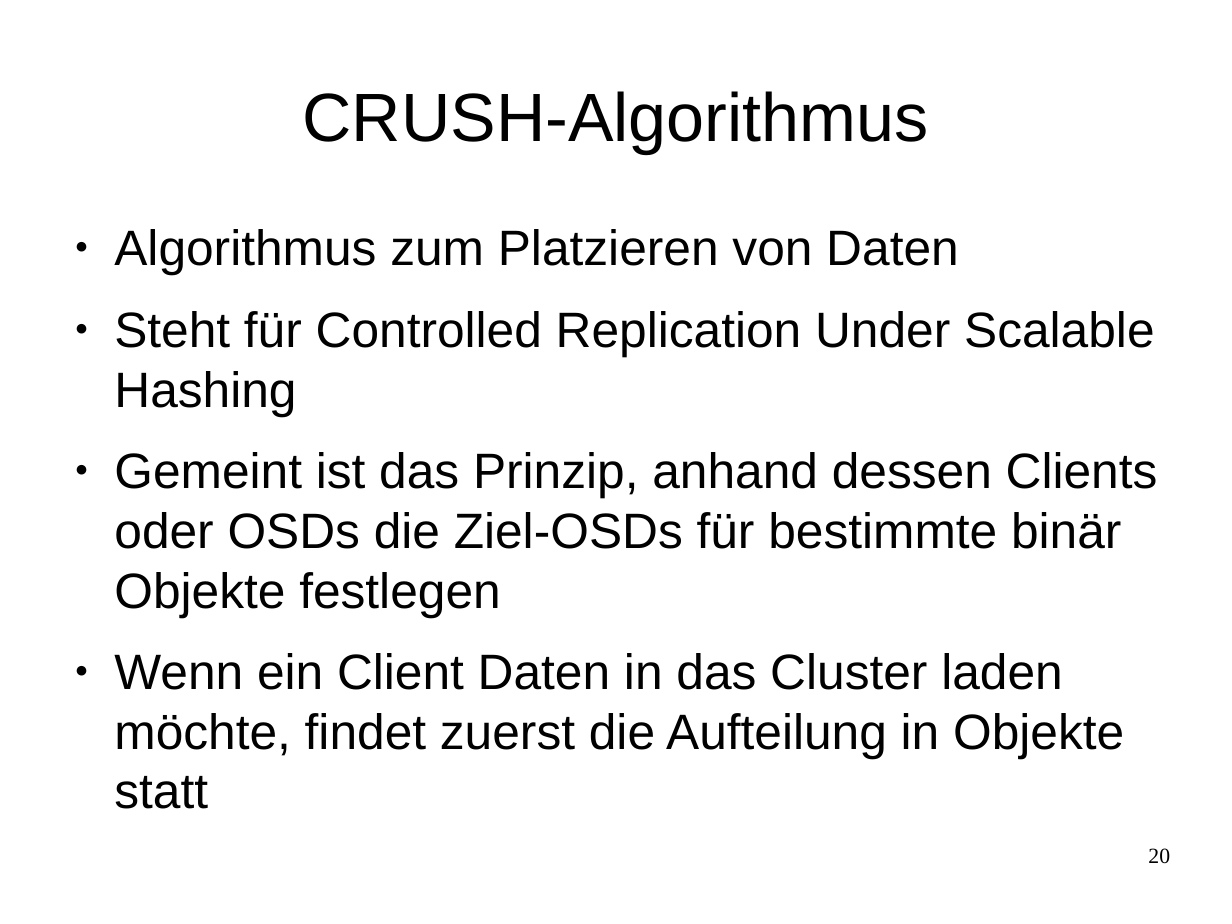
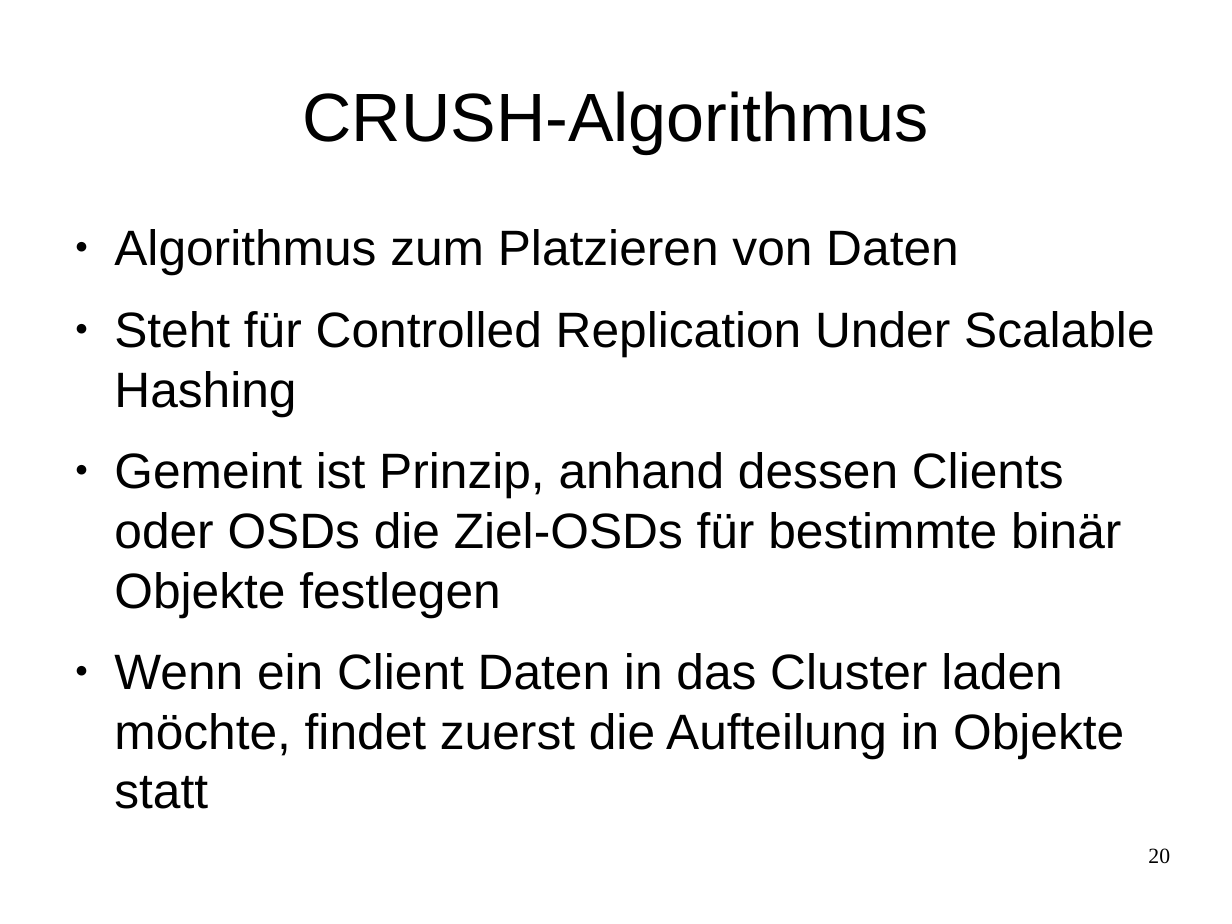
Before and after one commit to celentanos/inora, a slide deck: slide 20 of inora_vortrag_M.odp. Drawn at 1232x924 pixels with LibreOffice and Linux fonts; fonts in the diff are those of the drawing. Boxes give left, top, right and bottom in pixels: in the first picture for what was removed or moved away, otherwise in the second. Text is boxed around its words. In the diff, an @@ line names an element or a change of style, - is before the commit and + after.

```diff
--- a/inora_vortrag_M.odp
+++ b/inora_vortrag_M.odp
@@ text at [114, 452, 1121, 617]: text changed @@
-● Gemeint ist das Prinzip, anhand dessen Clients oder OSDs die Ziel-OSDs für bestimmte binär Objekte festlegen
+● Gemeint ist Prinzip, anhand dessen Clients oder OSDs die Ziel-OSDs für bestimmte binär Objekte festlegen
```
Also in this commit, not shown: 12 other slides changed, 1 slide added, 1 slide removed.
